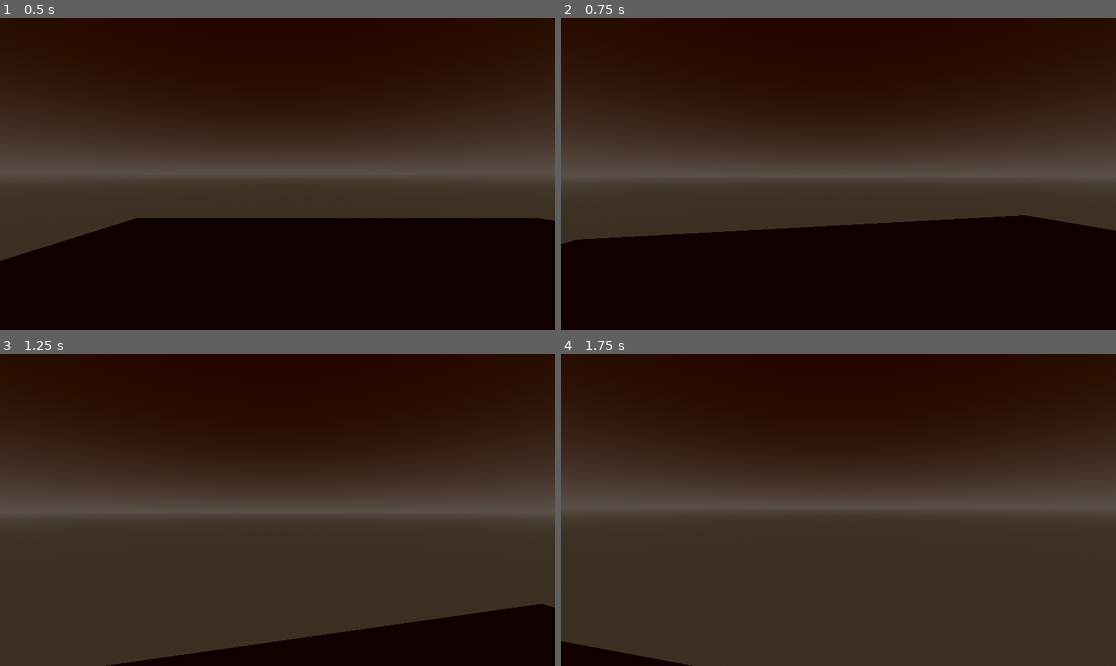
Above: before the commit, frames 1-4 (two rows, left to right).
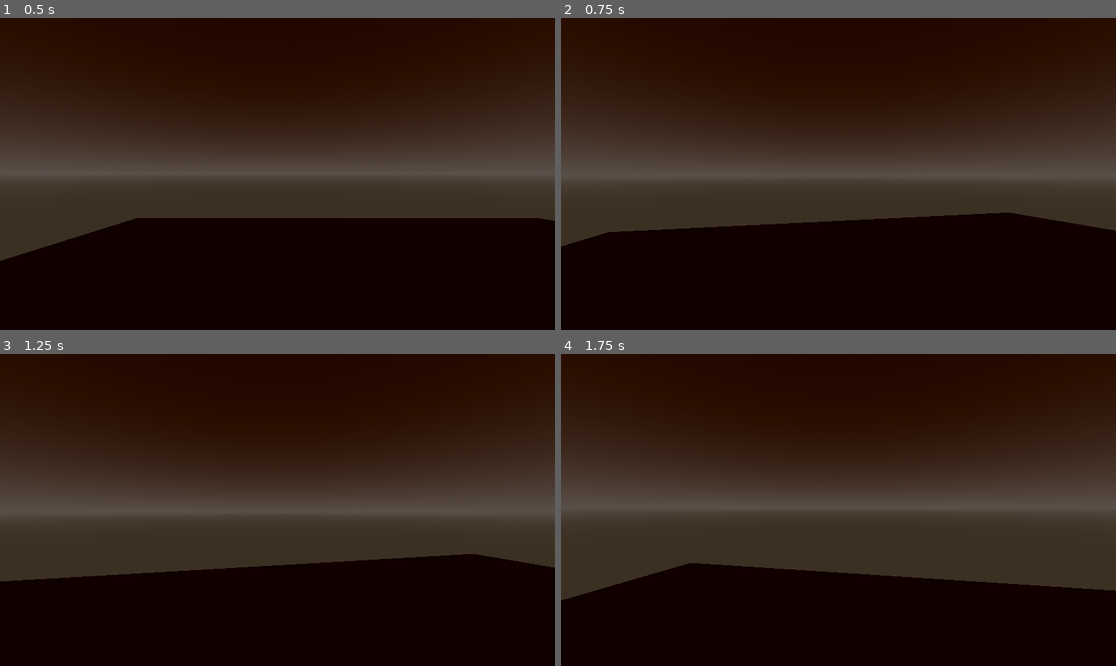
Above: after the commit, the same moments.

Repository: murayeeto/3DHorrorGame
Game: Godot game, scene res://Scenes/Levels/level.tscn
The game is run twice, just before and just after one commit, with the same random seed, the same clock (stepped at 60 frames per second) and the same inputs.
Inputs (mouse positions are in pixels of both pictures, inside the frame that each line leads up to):
- Up to frame 1 (0.5 s): no input
- Up to frame 2 (0.75 s): tap Enter at 0.5 s; move the mouse to (866, 174) at 0.52 s; hold W (Forward) from 0.53 s (still down); hold E (Interact, bound only after the commit) from 0.53 s (still down); tap C (Crouch, bound only after the commit) at 0.6 s
- Up to frame 3 (1.25 s): keep holding W (Forward); keep holding E (Interact, bound only after the commit); tap Space (Jump) at 0.77, 1.07 s
- Up to frame 4 (1.75 s): keep holding W (Forward); move the mouse to (810, 510) at 1.27 s; release E (Interact, bound only after the commit) at 1.28 s; tap E (Interact, bound only after the commit) at 1.35 s; tap Space (Jump) at 1.52 s; tap Shift (Sprint, bound only after the commit) at 1.55 s

Frame 1 is identical in both runs. In frame 2, 1.2% of the frame differs, in the area x 0-100%, y 62-74%; in frame 3, 24%; in frame 4, 27%, in the area x 0-100%, y 67-100%.

Commit message:
Player and ControlUpdtaed

Diff:
--- a/Scenes/Player/player.gd
+++ b/Scenes/Player/player.gd
@@ -1,28 +1,170 @@
 extends CharacterBody3D
 
-
-const SPEED = 5.0
+# Movement speeds
+const WALK_SPEED = 5.0
+const SPRINT_SPEED = 8.0
+const CROUCH_SPEED = 2.5
+const ACCELERATION = 10.0
+const DECELERATION = 12.0
 const JUMP_VELOCITY = 4.5
 
+# Crouch settings
+const CROUCH_HEIGHT = 0.5
+const STAND_HEIGHT = 1.0
+const CROUCH_TRANSITION_SPEED = 10.0
+
+# Head bob settings
+const BOB_FREQUENCY = 2.0
+const BOB_AMPLITUDE = 0.08
+const BOB_AMPLITUDE_SPRINT = 0.12
+
+# Item pickup settings
+const PICKUP_RANGE = 3.0
+const INTERACTION_RANGE = 3.0
+
+# State variables
+var current_speed = WALK_SPEED
+var is_crouching = false
+var head_bob_time = 0.0
+
+# Node references
+@onready var camera = $Head/Camera3D
+@onready var collision_shape = $CollisionShape3D
+@onready var raycast = $Fp_Cam/InteractionRay
+
+# Original heights for transitions
+var original_camera_y = 0.0
+var target_camera_y = 0.0
+
+func _ready():
+	# Store original camera height
+	if camera:
+		original_camera_y = camera.position.y
+		target_camera_y = original_camera_y
+
+	# Setup raycast for item pickup
+	if not raycast:
+		raycast = RayCast3D.new()
+		camera.add_child(raycast)
+		raycast.name = "InteractionRay"
+
+	raycast.enabled = true
+	raycast.target_position = Vector3(0, 0, -PICKUP_RANGE)
+	raycast.collision_mask = 2  # Set to layer 2 for interactable objects
 
 func _physics_process(delta: float) -> void:
-	# Add the gravity.
+	# Apply gravity
 	if not is_on_floor():
 		velocity += get_gravity() * delta
 
-	# Handle jump.
-	if Input.is_action_just_pressed("Jump") and is_on_floor():
+	# Handle crouch toggle
+	handle_crouch(delta)
+
+	# Handle jump
+	if Input.is_action_just_pressed("Jump") and is_on_floor() and not is_crouching:
 		velocity.y = JUMP_VELOCITY
 
-	# Get the input direction and handle the movement/deceleration.
-	# As good practice, you should replace UI actions with custom gameplay actions.
+	# Get movement input
 	var input_dir := Input.get_vector("Left", "Right", "Forward", "Backward")
 	var direction := (transform.basis * Vector3(input_dir.x, 0, input_dir.y)).normalized()
+
+	# Determine current speed based on state
+	update_movement_speed()
+
+	# Apply movement with acceleration/deceleration
 	if direction:
-		velocity.x = direction.x * SPEED
-		velocity.z = direction.z * SPEED
+		velocity.x = move_toward(velocity.x, direction.x * current_speed, ACCELERATION * delta)
+		velocity.z = move_toward(velocity.z, direction.z * current_speed, ACCELERATION * delta)
 	else:
-		velocity.x = move_toward(velocity.x, 0, SPEED)
-		velocity.z = move_toward(velocity.z, 0, SPEED)
+		velocity.x = move_toward(velocity.x, 0, DECELERATION * delta)
+		velocity.z = move_toward(velocity.z, 0, DECELERATION * delta)
+
+	# Apply head bob
+	if is_on_floor() and direction:
+		apply_head_bob(delta)
 
 	move_and_slide()
+
+func _input(event):
+	# Handle item pickup/interaction
+	if event.is_action_pressed("Interact"):
+		attempt_pickup()
+
+func handle_crouch(delta: float):
+	# Toggle crouch
+	if Input.is_action_just_pressed("Crouch"):
+		is_crouching = not is_crouching
+
+		if is_crouching:
+			target_camera_y = original_camera_y * CROUCH_HEIGHT
+			# Optionally adjust collision shape here if needed
+		else:
+			# Check if there's room to stand up
+			if can_stand_up():
+				target_camera_y = original_camera_y
+			else:
+				is_crouching = true  # Stay crouched
+
+	# Smoothly transition camera height
+	if camera:
+		camera.position.y = lerp(camera.position.y, target_camera_y, CROUCH_TRANSITION_SPEED * delta)
+
+func can_stand_up() -> bool:
+	# Simple raycast check above player to see if there's room to stand
+	var space_state = get_world_3d().direct_space_state
+	var query = PhysicsRayQueryParameters3D.create(
+		global_position,
+		global_position + Vector3.UP * 2.0
+	)
+	var result = space_state.intersect_ray(query)
+	return result.is_empty()
+
+func update_movement_speed():
+	if is_crouching:
+		current_speed = CROUCH_SPEED
+	elif Input.is_action_pressed("Sprint") and not is_crouching:
+		current_speed = SPRINT_SPEED
+	else:
+		current_speed = WALK_SPEED
+
+func apply_head_bob(delta: float):
+	if not camera:
+		return
+
+	head_bob_time += delta * velocity.length()
+
+	var bob_amount = BOB_AMPLITUDE
+	if current_speed == SPRINT_SPEED:
+		bob_amount = BOB_AMPLITUDE_SPRINT
+	elif is_crouching:
+		bob_amount = BOB_AMPLITUDE * 0.5
+
+	# Apply vertical bob
+	var bob_offset = sin(head_bob_time * BOB_FREQUENCY) * bob_amount
+	camera.position.y = target_camera_y + bob_offset
+
+func attempt_pickup():
+	if not raycast:
+		return
+
+	raycast.force_raycast_update()
+
+	if raycast.is_colliding():
+		var collider = raycast.get_collider()
+
+		# Check if the object has a pickup method
+		if collider.has_method("pickup"):
+			collider.pickup(self)
+			print("Picked up: ", collider.name)
+		# Or check for interaction method
+		elif collider.has_method("interact"):
+			collider.interact(self)
+			print("Interacted with: ", collider.name)
+		else:
+			print("Object cannot be picked up: ", collider.name)
+
+# Helper function for items to call when picked up
+func add_to_inventory(item_name: String):
+	print("Added to inventory: ", item_name)
+	# TODO: Implement actual inventory system
+	pass
--- a/project.godot
+++ b/project.godot
@@ -42,6 +42,21 @@
 "events": [Object(InputEventKey,"resource_local_to_scene":false,"resource_name":"","device":-1,"window_id":0,"alt_press …(191 unchanged characters)…
 ]
 }
+Crouch={
+"deadzone": 0.2,
+"events": [Object(InputEventKey,"resource_local_to_scene":false,"resource_name":"","device":-1,"window_id":0,"alt_pressed":false,"shift_pressed":false,"ctrl_pressed":false,"meta_pressed":false,"pressed":false,"keycode":0,"physical_keycode":67,"key_label":0,"unicode":99,"location":0,"echo":false,"script":null)
+]
+}
+Sprint={
+"deadzone": 0.2,
+"events": [Object(InputEventKey,"resource_local_to_scene":false,"resource_name":"","device":-1,"window_id":0,"alt_pressed":false,"shift_pressed":false,"ctrl_pressed":false,"meta_pressed":false,"pressed":false,"keycode":0,"physical_keycode":4194325,"key_label":0,"unicode":0,"location":0,"echo":false,"script":null)
+]
+}
+Interact={
+"deadzone": 0.2,
+"events": [Object(InputEventKey,"resource_local_to_scene":false,"resource_name":"","device":-1,"window_id":0,"alt_pressed":false,"shift_pressed":false,"ctrl_pressed":false,"meta_pressed":false,"pressed":false,"keycode":0,"physical_keycode":69,"key_label":0,"unicode":101,"location":0,"echo":false,"script":null)
+]
+}
 
 [rendering]
 
